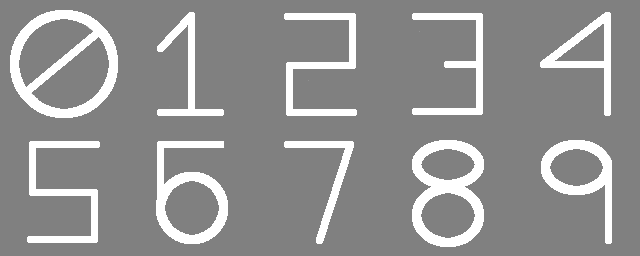
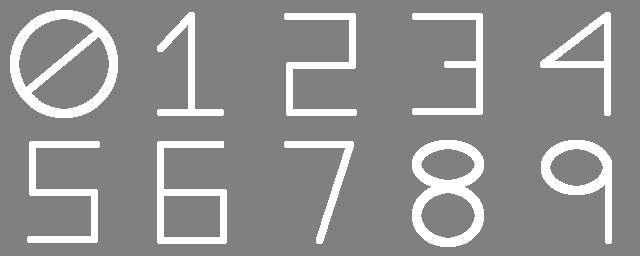
Layers edited between the first and the second (640, 256) image:
painted on "Layer #1" over left=156, top=172, right=228, bottom=244
